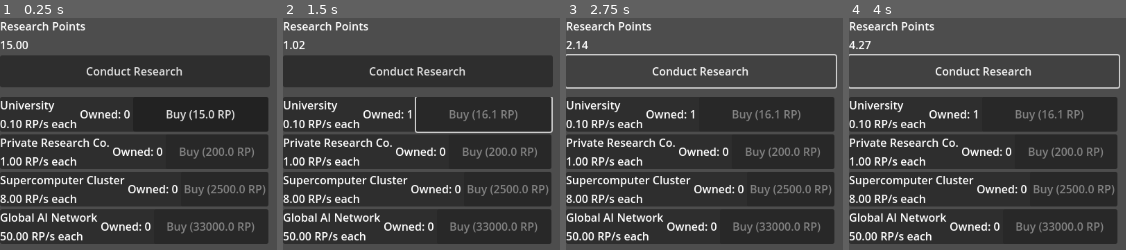
Above: before the commit, frames 1-4 (left to right).
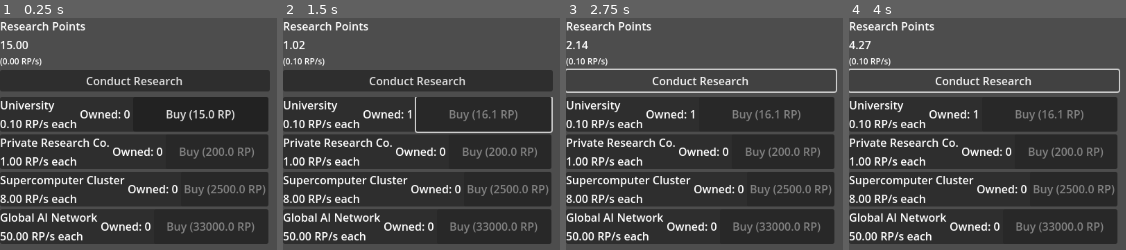
Above: after the commit, the same moments.

Repository: AMPerez04/space-exploration-game
Game: Godot game, scene res://main.tscn
The game is run twice, just before and just after one commit, with the same random seed, the same clock (stepped at 60 frames per second) and the same inputs.
Inputs:
- Up to frame 1 (0.25 s): no input
- Up to frame 2 (1.5 s): click "Conduct Research" at 0.5 s; click "Buy (15.0 RP)" at 1.25 s
- Up to frame 3 (2.75 s): click "Conduct Research" at 2 s
- Up to frame 4 (4 s): click "Conduct Research" at 2.75 s; tap Enter at 3.5 s

The runs differ from the first frame. In frame 1, 8.3% of the frame differs, in the area x 0-98%, y 16-32%; in frame 2, 8.3%; in frame 3, 4.8%; in frame 4, 4.8%.

Commit message:
added rps display and multipliers

Diff:
--- a/space-exploration-game/GameManager.gd
+++ b/space-exploration-game/GameManager.gd
@@ -14,7 +14,6 @@
 	"private_company": 0,
 	"supercomputer_cluster": 0,
 	"global_ai_network": 0,
-	"quantum_lab": 0,
 	# We'll add Moon and Mars generators later
 }
 
@@ -27,9 +26,12 @@
 
 func _ready():
 	# Build the helper map for fast access instead of looping through the array every time.
-	print(all_generators)
+
 	for gen_data in all_generators:
 		_generator_data_map[gen_data.id] = gen_data
+		# NEW: Pre-sort the milestone arrays for efficient calculation later.
+		if gen_data.multiplier_milestones:
+			gen_data.multiplier_milestones.sort()
 
 	print("GameManager is ready!")
 	# For testing, let's start with some RP
@@ -47,7 +49,12 @@
 		var count = owned_generators[generator_id]
 		if count > 0:
 			var gen_data: GeneratorData = _generator_data_map[generator_id]
-			total_rps += gen_data.base_rps * count
+			# Get the multiplier for this specific generator
+			var multiplier = calculate_generator_multiplier(generator_id)
+			# Apply the multiplier to the base production rate
+			var boosted_rps = gen_data.base_rps * multiplier
+			# Add the total production from all generators of this type
+			total_rps += boosted_rps * count
 	return total_rps
 
 # Calculates the current cost of a specific generator.
@@ -70,3 +77,23 @@
 func manual_research_click():
 	research_points += manual_click_power
 	# We can add sound effects or visual feedback here later!
+
+func calculate_generator_multiplier(generator_id: String) -> float:
+	var total_multiplier: float = 1.0
+	var gen_data: GeneratorData = _generator_data_map.get(generator_id)
+	var count = owned_generators.get(generator_id, 0)
+
+	if not gen_data:
+		return 1.0
+
+	# Loop through the milestones (we pre-sorted them in _ready)
+	for milestone_level in gen_data.multiplier_milestones:
+		if count >= milestone_level:
+			# If we've reached the milestone, apply the multiplier
+			total_multiplier *= gen_data.production_multiplier
+		else:
+			# Since the list is sorted, we can stop checking once we find a milestone
+			# we haven't reached yet.
+			break
+
+	return total_multiplier
--- a/space-exploration-game/GeneratorData.gd
+++ b/space-exploration-game/GeneratorData.gd
@@ -19,3 +19,9 @@
 
 ## Which stage this generator belongs to (we'll use this later).
 # @export_enum("Earth", "Moon", "Mars") var stage: String = "Earth"
+
+## The levels at which this generator gets a production bonus (e.g., 25, 50, 100).
+@export var multiplier_milestones: Array[int] = [10, 25, 50, 100, 200, 300, 400, 500]
+
+## The production multiplier gained at each milestone (e.g., 2.0 for x2 speed).
+@export var production_multiplier: float = 2.0
--- a/space-exploration-game/GeneratorRow.gd
+++ b/space-exploration-game/GeneratorRow.gd
@@ -13,14 +13,16 @@
 var generator_id: String
 
 # This function will be called from the main scene to set up the row's data.
-func set_data(gen_data: GeneratorData, current_count: int, current_cost: float, can_afford: bool):
+func set_data(gen_data: GeneratorData, current_count: int, current_cost: float, can_afford: bool, current_multiplier: float):
 	self.generator_id = gen_data.id
 
 	name_label.text = gen_data.display_name
 	count_label.text = "Owned: %d" % current_count
-	rps_label.text = "%.2f RP/s each" % gen_data.base_rps
 
-	# We can use a custom function for large number formatting later.
+	# UPDATED: Calculate and show the *boosted* RP/s value
+	var boosted_rps = gen_data.base_rps * current_multiplier
+	rps_label.text = "%.2f RP/s each" % boosted_rps
+
 	buy_button.text = "Buy (%.1f RP)" % current_cost
 	buy_button.disabled = not can_afford
 
--- a/space-exploration-game/main.gd
+++ b/space-exploration-game/main.gd
@@ -2,6 +2,7 @@
 extends Control
 
 @onready var rp_label: Label = $VBoxContainer/RPLabel
+@onready var rps_label: Label = $VBoxContainer/RPSLabel
 @onready var click_button: Button = $VBoxContainer/ClickButton
 @onready var generator_list: VBoxContainer = $ScrollContainer/GeneratorList
 
@@ -22,6 +23,9 @@
 func _process(_delta):
 	# Update the main RP label every frame.
 	rp_label.text = "%.2f" % GameManager.research_points
+
+	var total_rps = GameManager.calculate_total_rps()
+	rps_label.text = "(%.2f RP/s)" % total_rps
 
 	# Increment our timer
 	ui_update_timer += _delta
@@ -56,8 +60,11 @@
 		var cost = GameManager.get_generator_cost(gen_id)
 		var can_afford = GameManager.research_points >= cost
 
-		# Call the row's own function to update its labels and buttons.
-		row.set_data(gen_data, count, cost, can_afford)
+		# NEW: Get the multiplier from the GameManager
+		var multiplier = GameManager.calculate_generator_multiplier(gen_id)
+
+		# Call the row's own function to update its labels and buttons, now with the multiplier.
+		row.set_data(gen_data, count, cost, can_afford, multiplier) # Add multiplier here
 		i += 1
 
 func _on_generator_buy_pressed(generator_id: String):
--- a/space-exploration-game/main.tscn
+++ b/space-exploration-game/main.tscn
@@ -19,6 +19,10 @@
 [node name="RPLabel" type="Label" parent="VBoxContainer"]
 layout_mode = 2
 
+[node name="RPSLabel" type="Label" parent="VBoxContainer"]
+layout_mode = 2
+theme_override_font_sizes/font_size = 12
+
 [node name="ClickButton" type="Button" parent="VBoxContainer"]
 layout_mode = 2
 size_flags_vertical = 3
